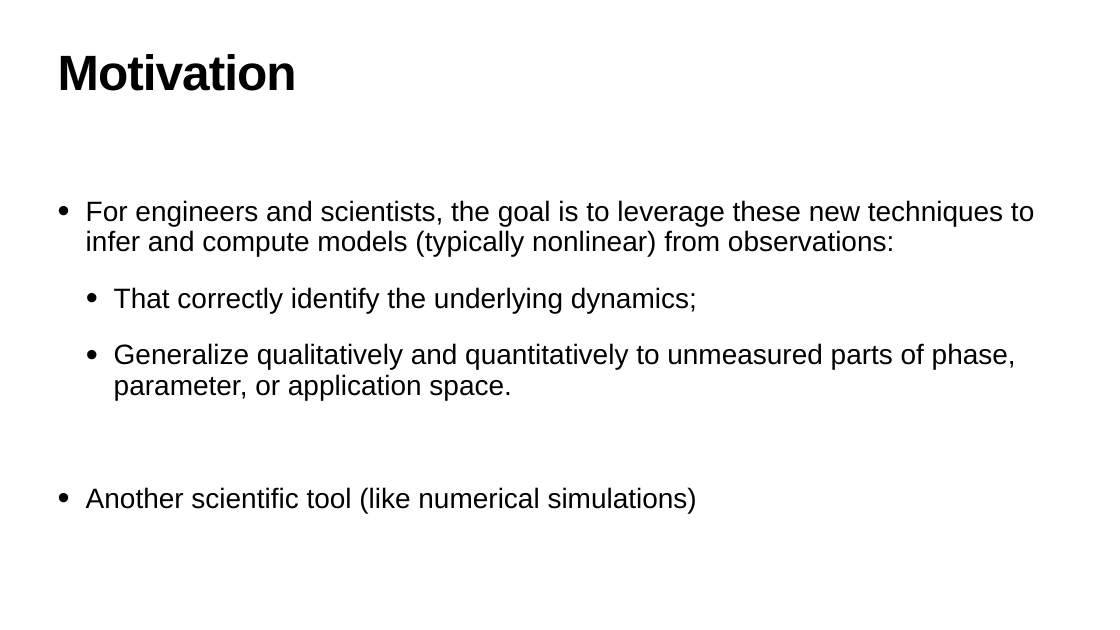
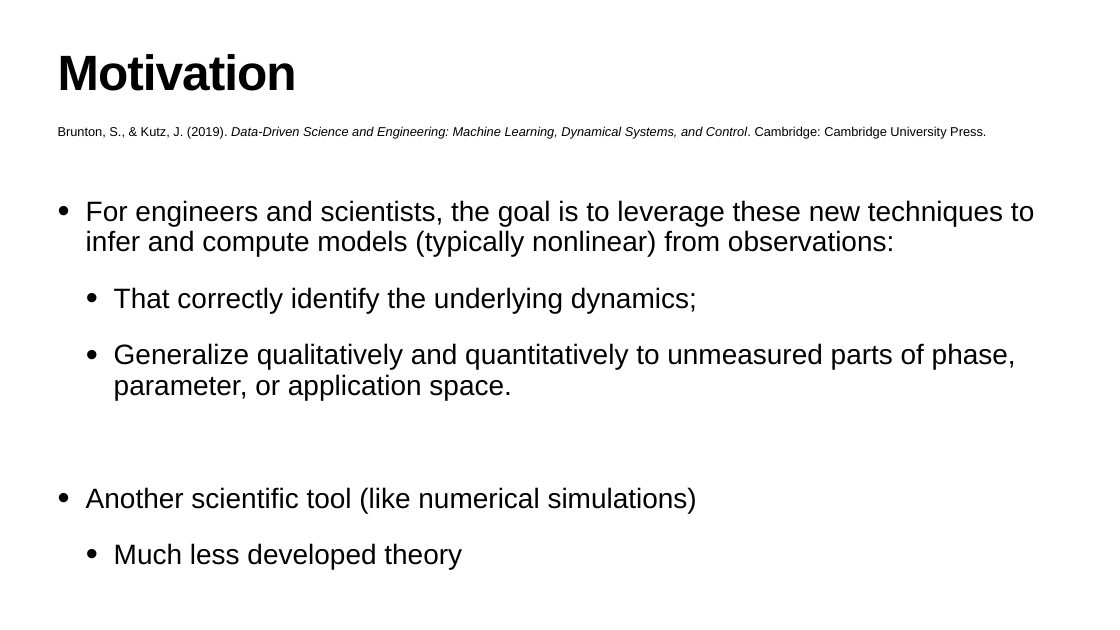
Before and after one commit to hanveiga/amld-2021-repML, a slide deck: slide 10 of slides/workshop skeleton.pptx. Drawn at 1120x630 pixels with LibreOffice and Linux fonts; fonts in the diff are those of the drawing. Boxes give left, top, right and bottom in pixels: in the first picture for what was removed or moved away, otherwise in the second. Text is boxed around its words. In the diff, an @@ line names an element or a change of style, - is before the commit and + after.

```diff
--- a/slides/workshop skeleton.pptx
+++ b/slides/workshop skeleton.pptx
@@ text added at [58, 126, 986, 139], 22 pt, text #000000, italic @@
+Brunton, S., & Kutz, J. (2019). Data-Driven Science and Engineering: Machine Learning, Dynamical Systems, and Control. Cambridge: Cambridge University Press.
@@ text at [114, 543, 462, 569]: paragraph added @@
+  • Much less developed theory
```
Also in this commit, not shown: 14 other slides changed, 15 slides added, 1 slide removed.
